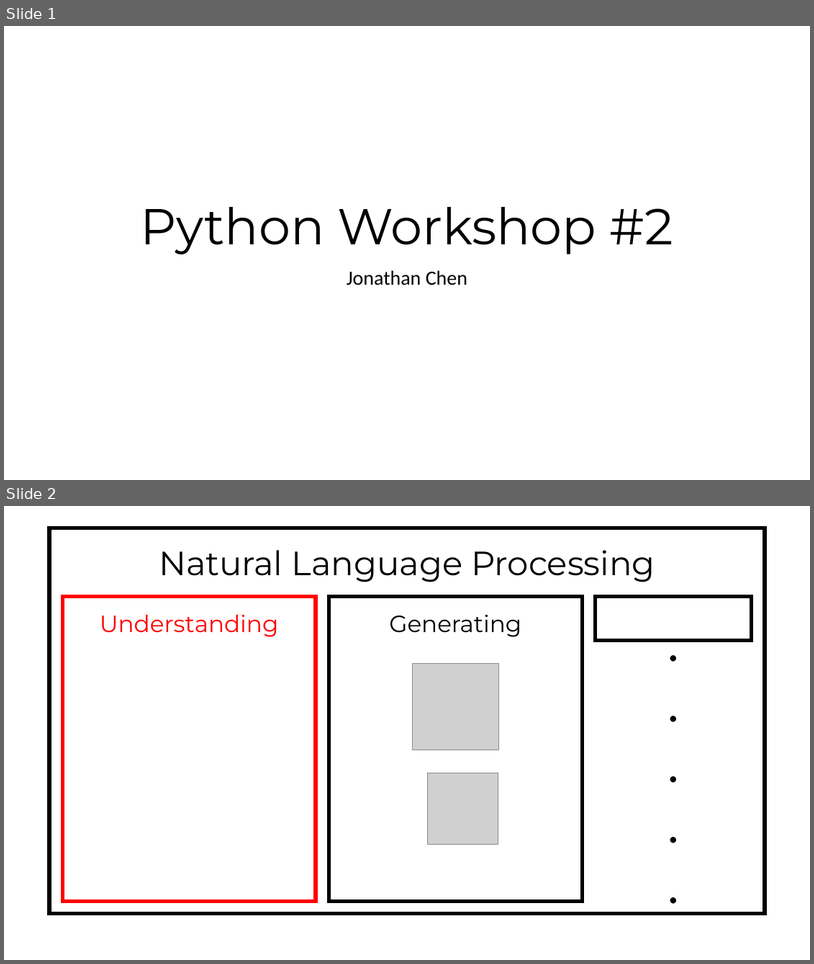
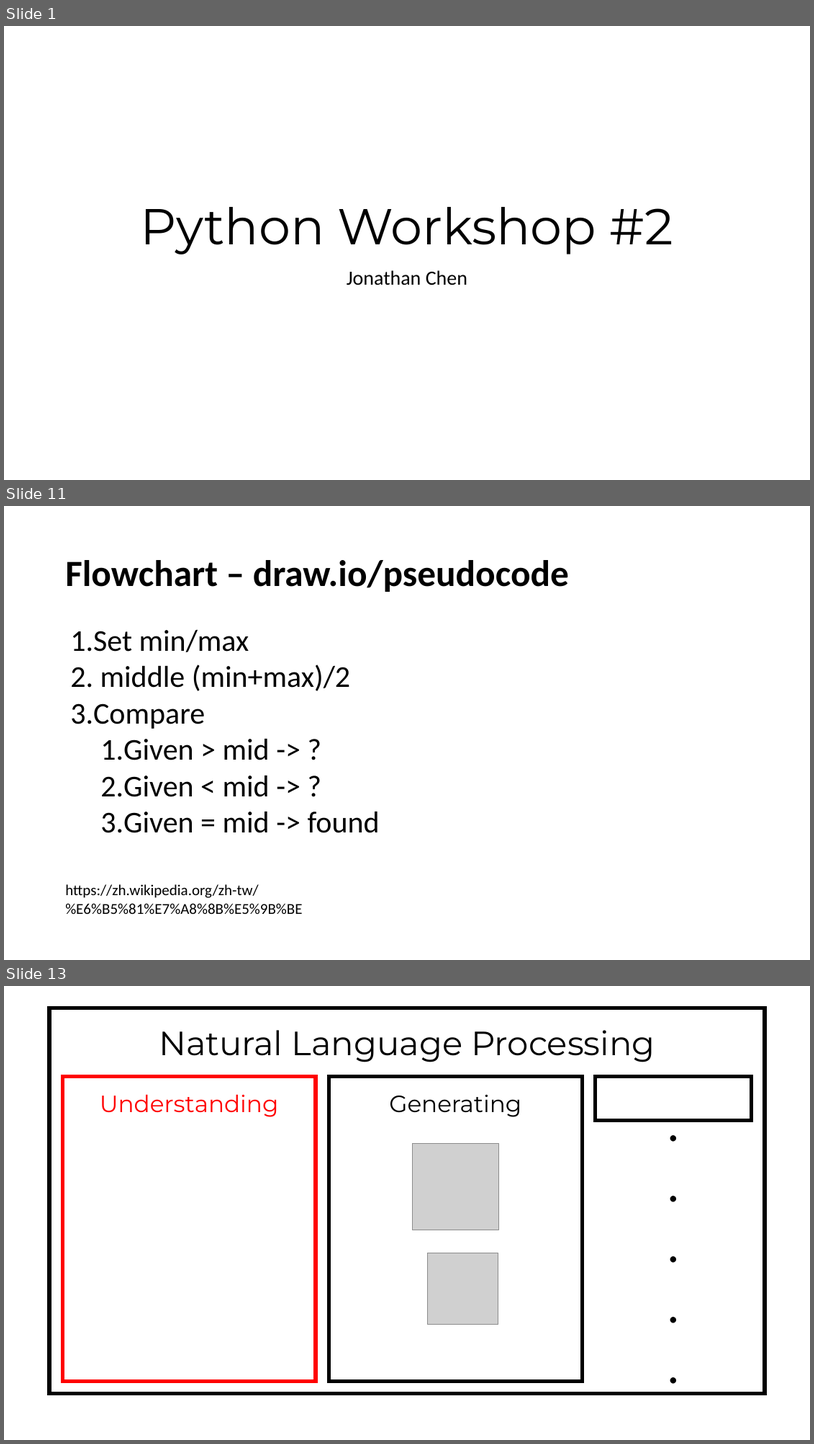
Before and after one commit to Chenct-jonathan/25ss_PyLab, a slide deck: slides/Python_Workshop_2.pptx. Shown one above the other, each under a label of ours: slides 1 and 2 before the commit, slides 1, 11 and 13 after it; the slides between them are not shown. The pictures are 814x964 and 814x1444 pixels, drawn with LibreOffice and Linux fonts; fonts in the diff are those of the drawing; grey boxes stand for pictures. Boxes give left, top, right and bottom in pixels: in the first picture for what was removed or moved away, otherwise in the second. Text is boxed around its words. In the diff, an @@ line names an element or a change of style, - is before the commit and + after.

```diff
--- a/slides/Python_Workshop_2.pptx
+++ b/slides/Python_Workshop_2.pptx
@@ slide 11 added at [4, 506, 810, 960], background #FFFFFF @@
@@ title added at [65, 560, 569, 592], 44 pt, text #000000, bold @@
+Flowchart – draw.io/pseudocode
@@ text added at [70, 630, 380, 833], 36 pt, text #000000 @@
+1. Set min/max
+2. middle (min+max)/2
+3. Compare
+  1. Given > mid -> ?
+  2. Given < mid -> ?
+  3. Given = mid -> found
@@ text added at [65, 884, 302, 914], 18 pt, text #000000 @@
+https://zh.wikipedia.org/zh-tw/%E6%B5%81%E7%A8%8B%E5%9B%BE
@@ what was slide 2 is now slide 13 @@
```
Also in this commit, not shown: 1 slide changed, 11 other slides added, 3 slides removed.
